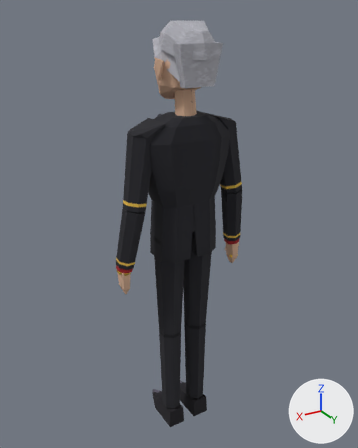
The glTF model public/models/personajes/tatsuo.glb, before and after one commit.
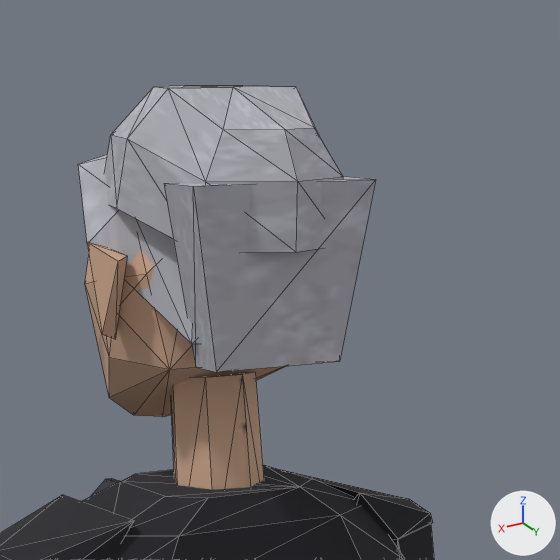
Each version appears first whole from a 50 mm camera at (0.93, 1.517, 1.708) aimed at (-0.016, -0.06, 0.92), and next in a close-up on the part from 37% to 75% of the width and 0% to 30% of the height. Arrows for +X, +Y and +Z are at lower right; the lights stay in place. The last two pictures show the newer version. The close-ups show mesh edges as thin lines. Vertices at exactly the same position are counted once.

Objects in the first close-up: 'malla'.
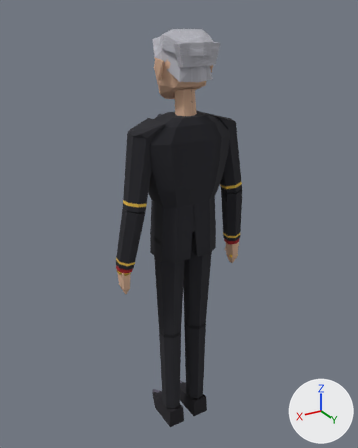
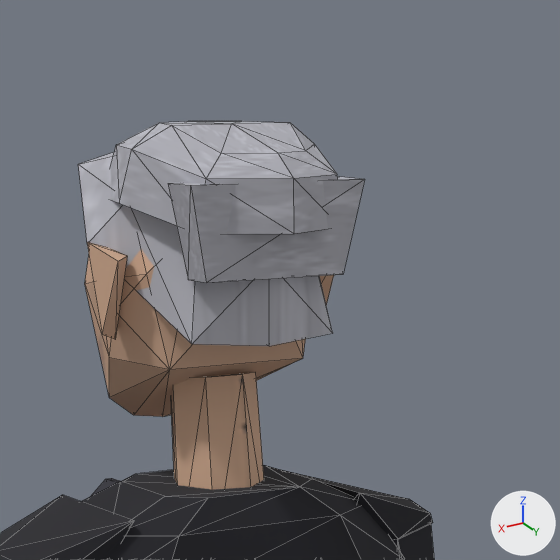
Location of each change, (x1, y1, x2, y2) in pixels of the close-ups (560 x 560 px; the box of a moved part takes in the faces that stretch with it):
'malla', reshaped
    before: (0, 86, 434, 560)
    after: (0, 121, 434, 560)
part 1 of me_personaje, moved or reshaped
    before: (105, 86, 343, 252)
    after: (110, 121, 338, 234)
part 2 of me_personaje, moved or reshaped
    before: (164, 177, 376, 372)
    after: (168, 177, 365, 283)

What the commit changed:
me_personaje is used by ob_malla; location (0.0, 0.0, 0.0).
me_personaje had 641 vertices, 1064 faces and spanned x -0.29..0.28, y -0.18..0.12, z 0.0..1.68.
me_personaje now has 641 vertices, 1064 faces and spans x -0.29..0.28, y -0.18..0.12, z 0.0..1.65.
me_personaje part 1: the loose piece of 28 vertices spanning x -0.09..0.09, y -0.1..0.12, z 1.56..1.68 is scaled about its middle by (0.964, 0.945, 0.659).
me_personaje part 2: the loose piece of 10 vertices spanning x -0.08..0.08, y 0.07..0.11, z 1.48..1.61 is scaled about its middle by (0.999, 0.819, 0.517), then moved by (0.0, 0.0, 0.03).
